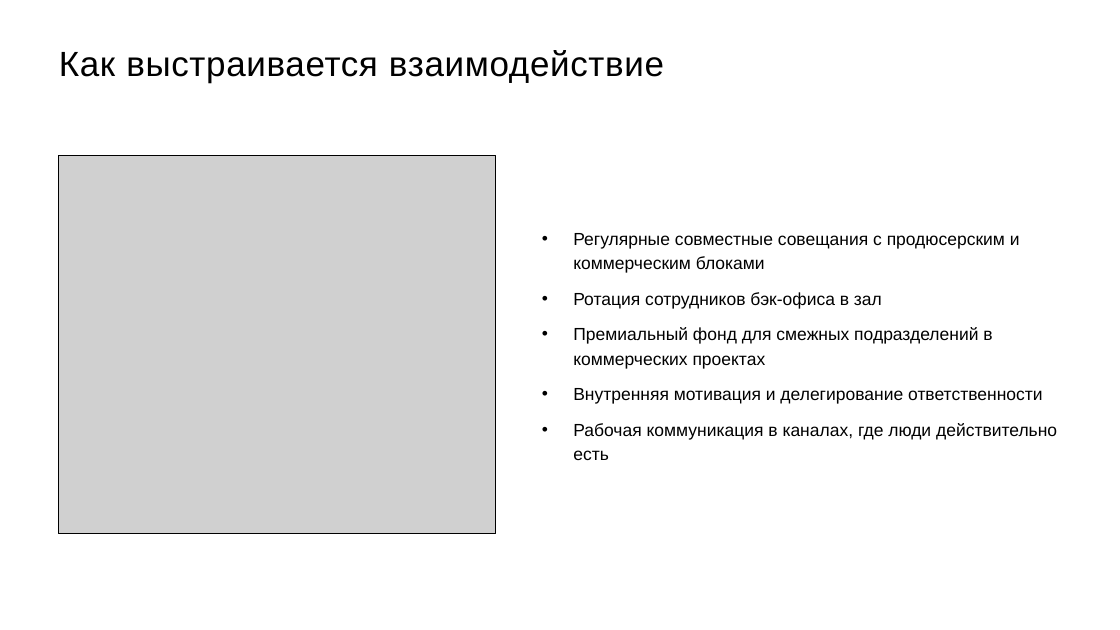
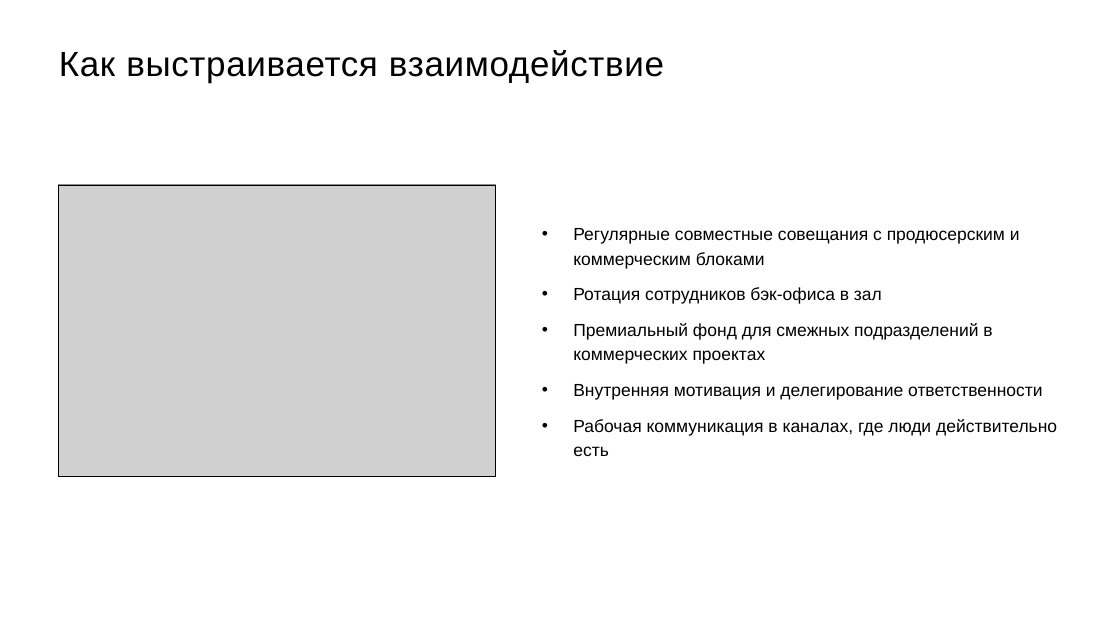
Before and after one commit to skrasin/ges-2, a slide deck: slide 4 of docs/strategy/ges2-service-cx-proposal.pptx (slide 5 before the commit). Drawn at 1120x630 pixels with LibreOffice and Linux fonts; fonts in the diff are those of the drawing; grey boxes stand for pictures. Boxes give left, top, right and bottom in pixels: in the first picture for what was removed or moved away, otherwise in the second. Text is boxed around its words. In the diff, an @@ line names an element or a change of style, - is before the commit and + after.

```diff
--- a/docs/strategy/ges2-service-cx-proposal.pptx
+++ b/docs/strategy/ges2-service-cx-proposal.pptx
@@ text "Регулярные совместные совещания с продюсерским ...": place and size @@
-text "Регулярные совместные совещания с продюсерским ..." at [573,233,1057,460]
+text "Регулярные совместные совещания с продюсерским ..." at [573,228,1057,456]
@@ rectangle: place and size @@
-rectangle at [59,155,496,534]
+rectangle at [59,185,496,476]
@@ picture: place and size @@
-picture at [59,155,496,534]
+picture at [59,185,496,476]
```
Also in this commit, not shown: 9 other slides changed, 1 slide removed, 8 other files.
